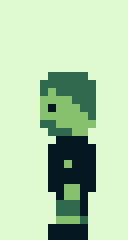
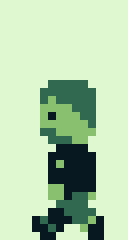
Two versions of the same layered image (128 x 240). Layer-by-layer changes:
showed "MEEN copy#2" over 32, 72, 104, 240
hid "MEEN" over 32, 72, 104, 240
